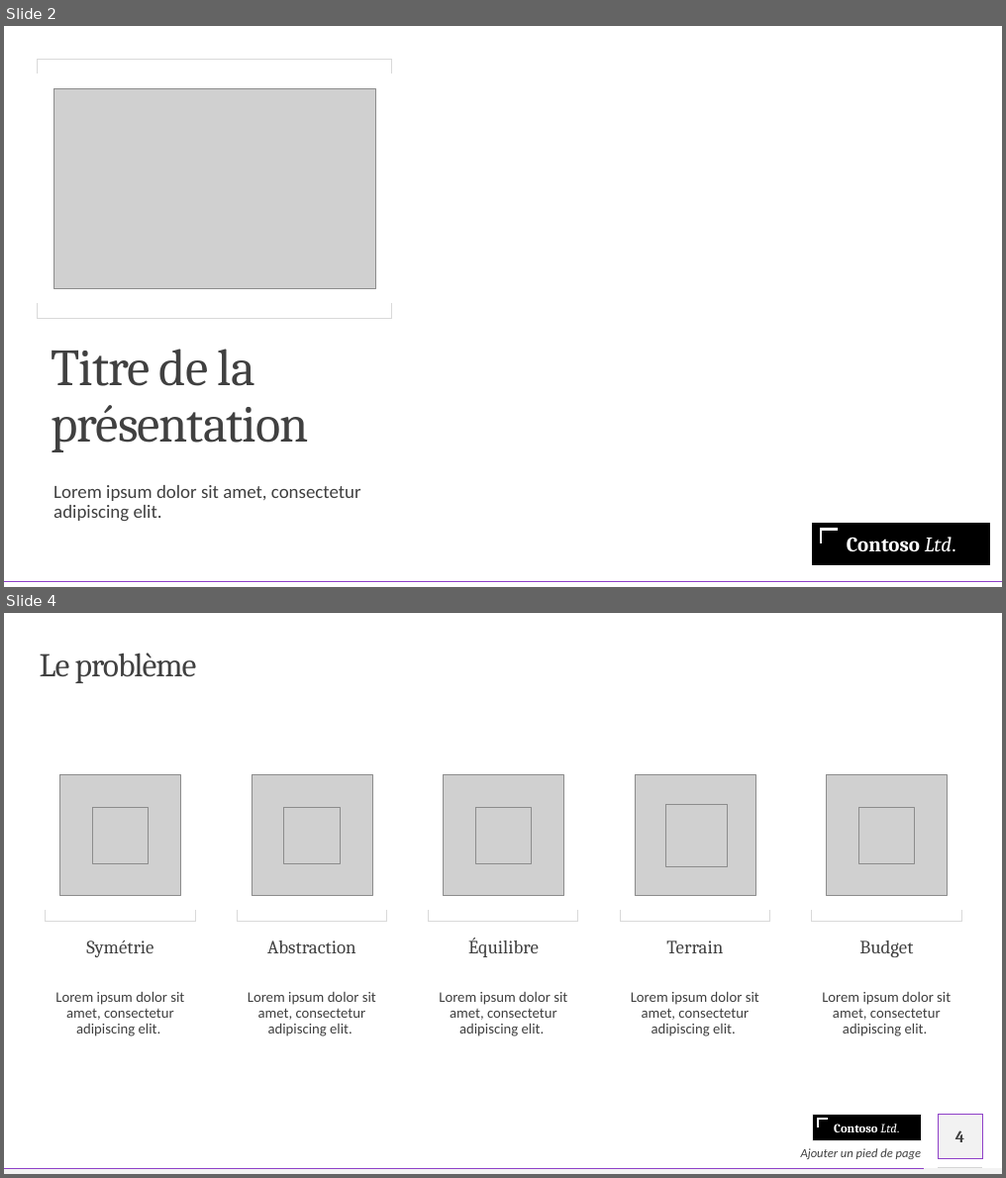
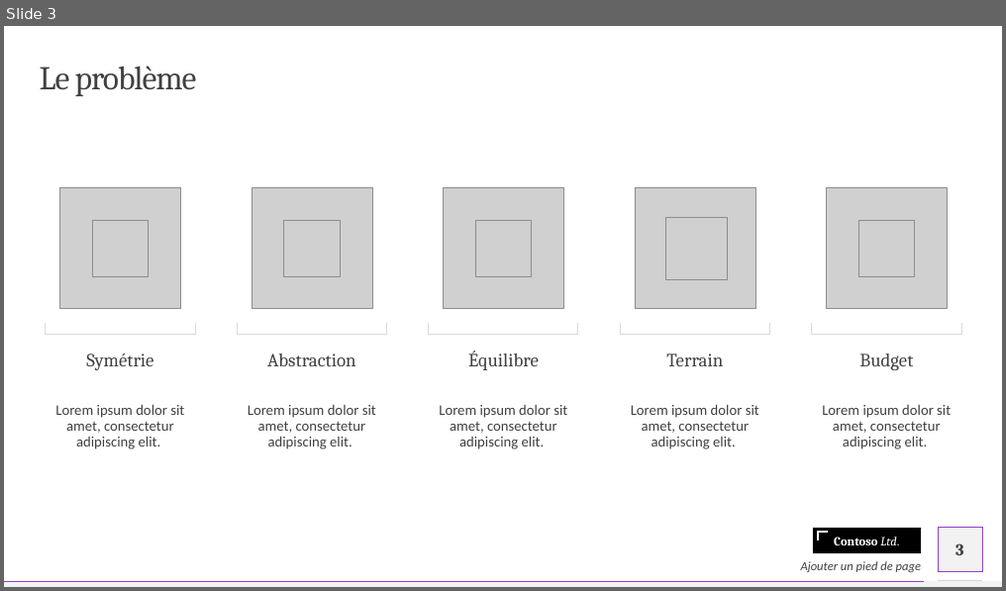
Before and after one commit to AntoineSebert/dandelion, a slide deck: documents/submission_4/presentation.odp. Shown one above the other, each under a label of ours: slides 2 and 4 before the commit, slide 3 after it; the slides between them are not shown. The pictures are 1006x1178 and 1006x591 pixels, drawn with LibreOffice and Linux fonts; fonts in the diff are those of the drawing; grey boxes stand for pictures; background and template pictures are left out. Boxes give left, top, right and bottom in pixels: in the first picture for what was removed or moved away, otherwise in the second. Text is boxed around its words. In the diff, an @@ line names an element or a change of style, - is before the commit and + after.

```diff
--- a/documents/submission_4/presentation.odp
+++ b/documents/submission_4/presentation.odp
@@ slide 2 removed at <box>4,26,1002,587</box>, background picture (left out) @@
@@ freeform shape removed at <box>38,59,392,74</box> @@
@@ picture removed at <box>54,89,375,289</box> @@
@@ freeform shape removed at <box>38,303,392,318</box> @@
@@ title removed at <box>52,349,309,453</box> @@
-Titre de la
-présentation
@@ subtitle removed at <box>54,485,361,522</box> @@
-Lorem ipsum dolor sit amet, consectetur adipiscing elit.
@@ freeform shape removed at <box>813,523,991,566</box> @@
-Contoso Ltd.
@@ freeform shape removed at <box>821,530,838,544</box> @@
@@ freeform shape removed at <box>4,581,1002,581</box> @@
@@ what was slide 4 is now slide 3 @@
@@ page number at <box>955,544,964,556</box>: text changed @@
-4
+3
```
Also in this commit, not shown: 2 slides changed, 1 slide added, 2 other slides removed.
